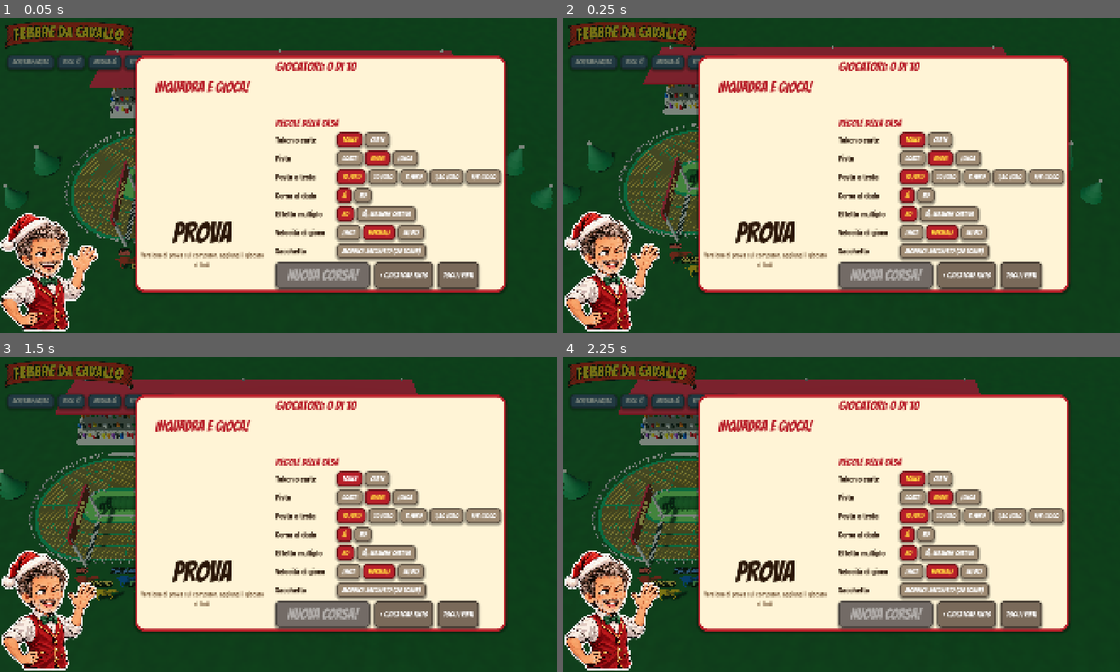
Above: before the commit, frames 1-4 (two rows, left to right).
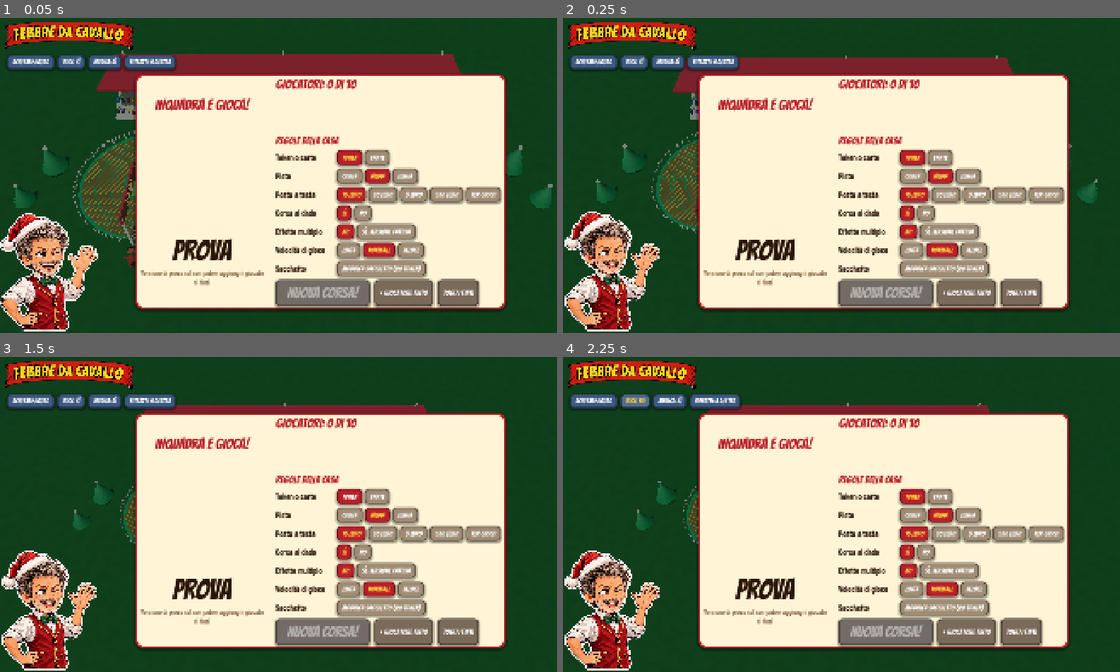
Above: after the commit, the same moments.

Repository: Tannoiser2/Febbre-da-Cavallo
Game: Godot game, scene res://scenes/main.tscn
Same seed, same stepped clock (60 frames per second), same inputs: the game is played once before the commit and once after it.
Inputs:
- Up to frame 1 (0.05 s): no input
- Up to frame 2 (0.25 s): no input
- Up to frame 3 (1.5 s): click "Schermo intero" at 0.5 s; click "token" at 1.25 s
- Up to frame 4 (2.25 s): click "Voce: sì" at 2 s

The runs differ from the first frame. In frame 1, 27% of the frame differs, in the area x 0-100%, y 1-94%; in frame 2, 30%; in frame 3, 33%, in the area x 0-92%, y 1-94%; in frame 4, 33%.

Commit message:
Fumetto stretto sopra il cronista, cronista sempre in basso, pista spostata per non finire sotto il fumetto; tasti in alto sempre in primo piano; numero di versione per non far usare al browser i file vecchi [pubblica]
Co-Authored-By: Claude Opus 5.5 <noreply@anthropic.com>
Claude-Session: https://claude.ai/code/session_01KonsJhTq9AB1weuGh43qVc

Diff:
--- a/scripts/interfaccia.gd
+++ b/scripts/interfaccia.gd
@@ -100,6 +100,9 @@
 	add_child(finale)
 	move_child(avatar, -1)
 	move_child(fumetto, -1)
+	# i tasti in alto a sinistra stanno sempre sopra a tutto (anche sopra la sala d'attesa)
+	move_child(titolo_img, -1)
+	move_child(comandi, -1)
 
 func _adatta() -> void:
 	position = Vector2.ZERO
@@ -375,8 +378,8 @@
 		giro_box.offset_right = 0
 		giro_box.offset_top = -16
 		giro_box.offset_bottom = -16
-		avatar.offset_top = -650
-		avatar.offset_bottom = -230
+		avatar.offset_top = -420
+		avatar.offset_bottom = 0
 	_giro_chiave = ""
 	aggiorna_giro(m)
 	call_deferred("_fissa_giro")
@@ -393,8 +396,10 @@
 		giro_box.offset_top = 128
 		giro_box.offset_bottom = 128 + ms.y
 	else:
-		giro_box.offset_left = -ms.x / 2.0
-		giro_box.offset_right = ms.x / 2.0
+		# in fila in basso, a destra del cronista
+		var cx := 360.0 + (get_viewport_rect().size.x - 360.0) / 2.0 - get_viewport_rect().size.x / 2.0
+		giro_box.offset_left = cx - ms.x / 2.0
+		giro_box.offset_right = cx + ms.x / 2.0
 		giro_box.offset_top = -16 - ms.y
 		giro_box.offset_bottom = -16
 
@@ -431,7 +436,7 @@
 		else:
 			# tutti in fila in basso, centrati
 			giro_flow.columns = ng
-			lato = clampf((get_viewport_rect().size.x - 120.0) / ng - 18.0, 80.0, 140.0)
+			lato = clampf((get_viewport_rect().size.x - 460.0) / ng - 18.0, 80.0, 140.0)
 		for g in m.giocatori:
 			var p := PanelContainer.new()
 			p.add_theme_stylebox_override("panel", _stile_carta(false))
@@ -666,7 +671,7 @@
 	fumetto.mouse_filter = Control.MOUSE_FILTER_IGNORE
 	fumetto.visible = false
 	add_child(fumetto)
-	testo_fumetto = etichetta("", f_testo, 40, SCURO)
+	testo_fumetto = etichetta("", f_testo, 34, SCURO)
 	testo_fumetto.autowrap_mode = TextServer.AUTOWRAP_WORD_SMART
 	testo_fumetto.custom_minimum_size = Vector2(200, 0)
 	fumetto.add_child(testo_fumetto)
@@ -684,7 +689,8 @@
 	avatar.texture = tx if tx else posa_tex("parla")
 	fumetto.visible = testo != "" and not sala.visible
 	testo_fumetto.text = testo
-	var larg := clampf(testo.length() * 18.0, 260.0, maxf(300.0, minf(900.0, get_viewport_rect().size.x - 760.0)))
+	# fumetto stretto sopra la testa del cronista: il testo va a capo e non copre la pista
+	var larg := clampf(testo.length() * 15.0, 220.0, 400.0)
 	testo_fumetto.custom_minimum_size = Vector2(larg, 0)
 	fumetto.size = Vector2.ZERO
 	_posiziona_fumetto()
@@ -699,8 +705,8 @@
 func _posiziona_fumetto() -> void:
 	fumetto.reset_size()
 	var vp := get_viewport_rect().size
-	var fondo := vp.y - 150.0 if disposizione == "destra" else vp.y - 380.0
-	fumetto.position = Vector2(300, fondo - fumetto.size.y)
+	var testa := vp.y + avatar.offset_top + 30.0
+	fumetto.position = Vector2(16, testa - fumetto.size.y)
 
 func zitto() -> void:
 	fumetto.visible = false
@@ -722,6 +728,8 @@
 	p.grow_vertical = Control.GROW_DIRECTION_BOTH
 	p.offset_left = 130
 	p.offset_right = 130
+	p.offset_top = 60
+	p.offset_bottom = 60
 	p.name = "Pannello"
 	sala.add_child(p)
 	var h := HBoxContainer.new()
--- a/scripts/main.gd
+++ b/scripts/main.gd
@@ -226,8 +226,9 @@
 ## Ritratti a destra (pista spostata a sinistra) oppure in fila in basso (cronista più in alto, pista più a destra)
 func imposta_disposizione(d: String) -> void:
 	ui.imposta_disposizione(d, m)
-	ip.spostamento_ui = Vector2(0.1, 0.12) if d == "destra" else Vector2(-0.12, 0.17)
-	ip.zoom_extra = 1.0 if d == "destra" else 1.12
+	# a sinistra resta la colonna del cronista con il suo fumetto
+	ip.spostamento_ui = Vector2(-0.01, 0.1) if d == "destra" else Vector2(-0.12, 0.17)
+	ip.zoom_extra = 1.25 if d == "destra" else 1.14
 
 ## lenta 0.7, normale 1, veloce 1.8: animazioni, attese e voce del cronista
 func imposta_velocita(x: float) -> void:
Not shown, changed: tools/costruisci_web.sh
